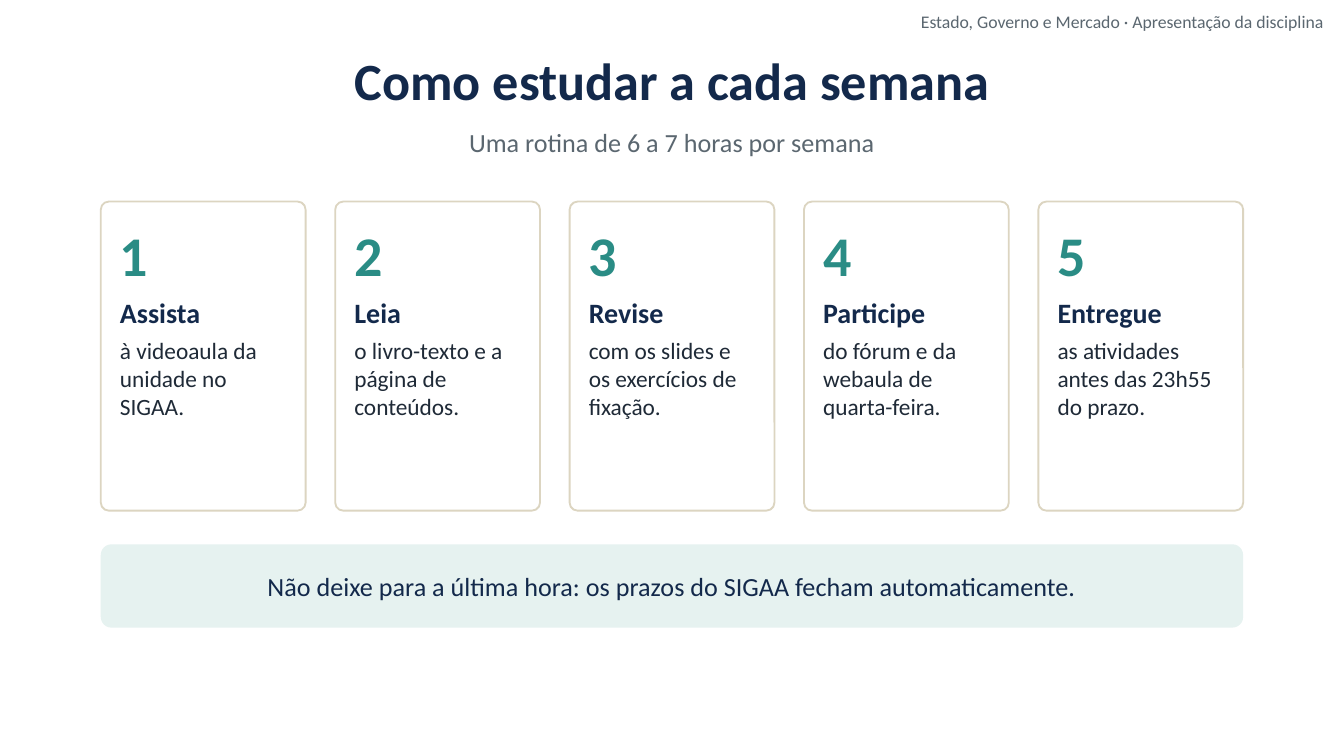
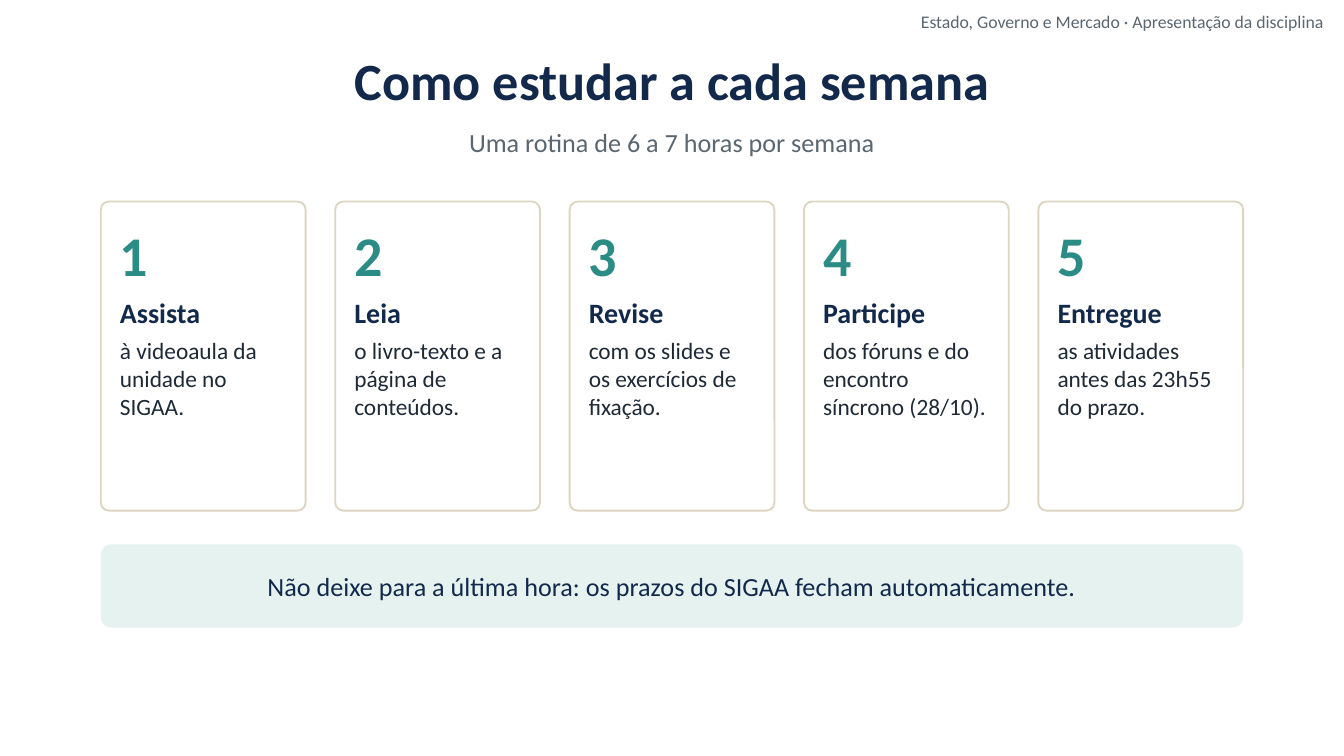
Before and after one commit to cleitonfranco74/gestao_publica, a slide deck: slide 12 of disciplina-01-estado-governo-mercado/materiais/00_Videoaula_de_Apresentacao.pptx. Drawn at 1344x756 pixels with LibreOffice and Linux fonts; fonts in the diff are those of the drawing; background and template pictures are left out. Boxes give left, top, right and bottom in pixels: in the first picture for what was removed or moved away, otherwise in the second. Text is boxed around its words. In the diff, an @@ line names an element or a change of style, - is before the commit and + after.

```diff
--- a/disciplina-01-estado-governo-mercado/materiais/00_Videoaula_de_Apresentacao.pptx
+++ b/disciplina-01-estado-governo-mercado/materiais/00_Videoaula_de_Apresentacao.pptx
@@ text in rounded rectangle at bbox=[823, 342, 985, 418]: text changed @@
-do fórum e da webaula de quarta-feira.
+dos fóruns e do encontro síncrono (28/10).
```
Also in this commit, not shown: 5 other slides changed, 17 other files.
